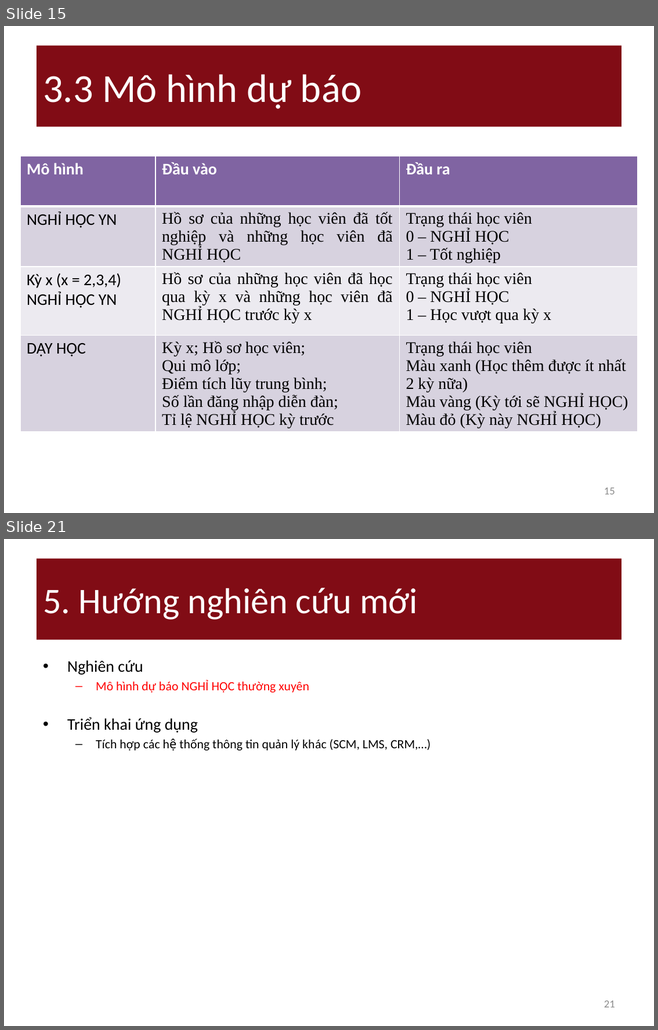
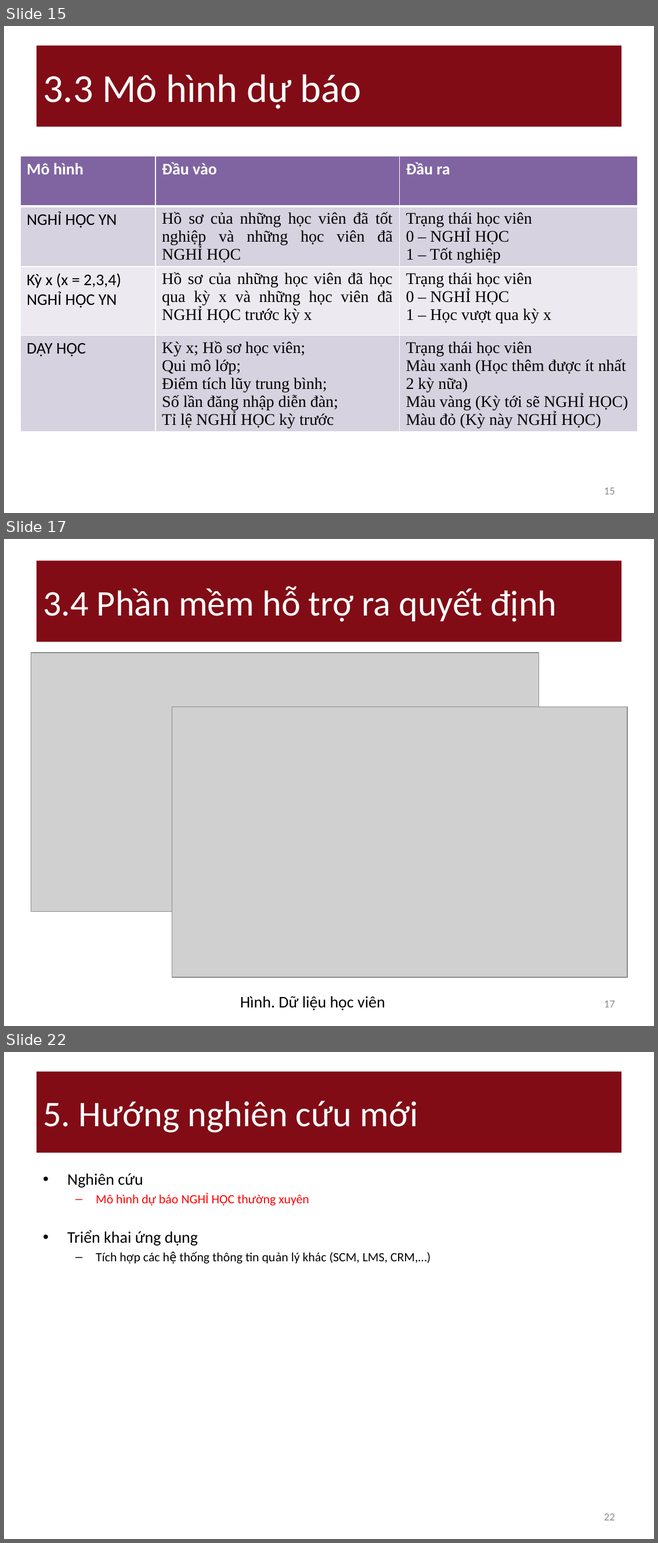
Before and after one commit to nguyendanhtu/drop-out, a slide deck: 01. Document/DropOut_Project_Report v_04.12.2011.pptx. Shown one above the other, each under a label of ours: slides 15 and 21 before the commit, slides 15, 17 and 22 after it; the slides between them are not shown. The pictures are 658x1030 and 658x1543 pixels, drawn with LibreOffice and Linux fonts; fonts in the diff are those of the drawing; grey boxes stand for pictures. Boxes give left, top, right and bottom in pixels: in the first picture for what was removed or moved away, otherwise in the second. Text is boxed around its words. In the diff, an @@ line names an element or a change of style, - is before the commit and + after.

```diff
--- a/01. Document/DropOut_Project_Report v_04.12.2011.pptx
+++ b/01. Document/DropOut_Project_Report v_04.12.2011.pptx
@@ slide 17 added at (4, 539, 654, 1026), background #FFFFFF @@
@@ title added at (36, 560, 621, 642), fill #810C15, 40 pt, text #FFFFFF @@
+3.4 Phần mềm hỗ trợ ra quyết định
@@ picture added at (31, 653, 539, 911) @@
@@ picture added at (172, 707, 627, 977) @@
@@ text added at (240, 996, 385, 1011), 18 pt, text #000000 @@
+Hình. Dữ liệu học viên
@@ page number added at (604, 1001, 615, 1008), 12 pt, text #8C8C8C @@
+17
@@ what was slide 21 is now slide 22 @@
@@ page number at (604, 1514, 615, 1521): text changed @@
-21
+22
```
Also in this commit, not shown: 5 slides changed.
